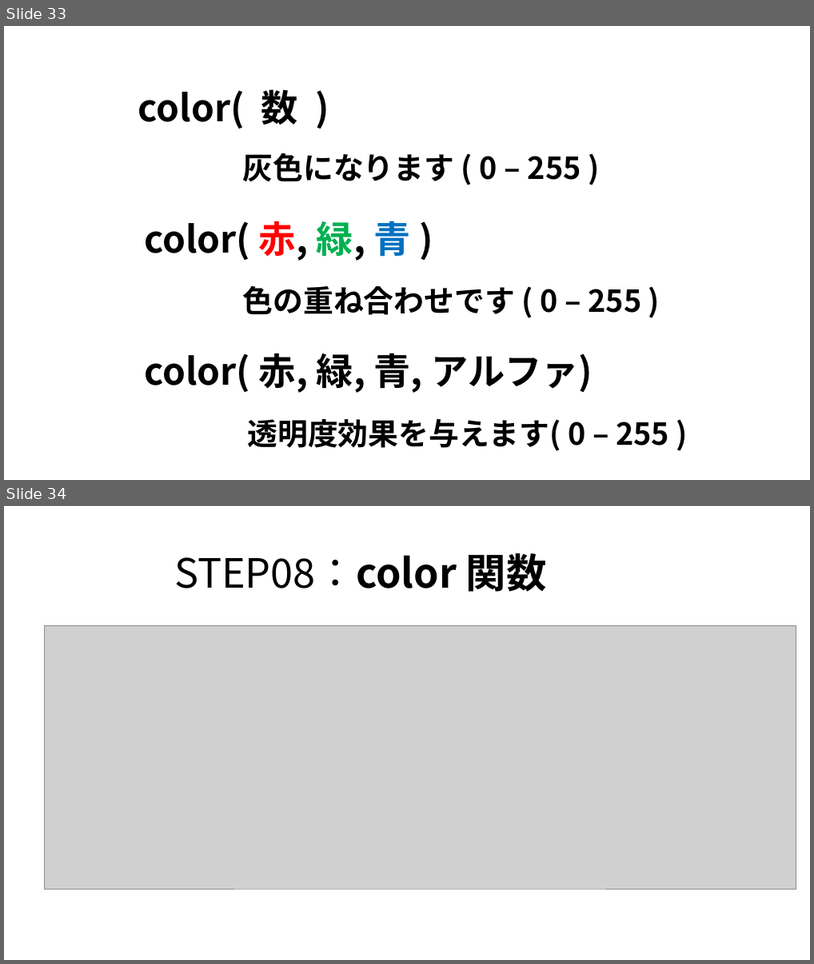
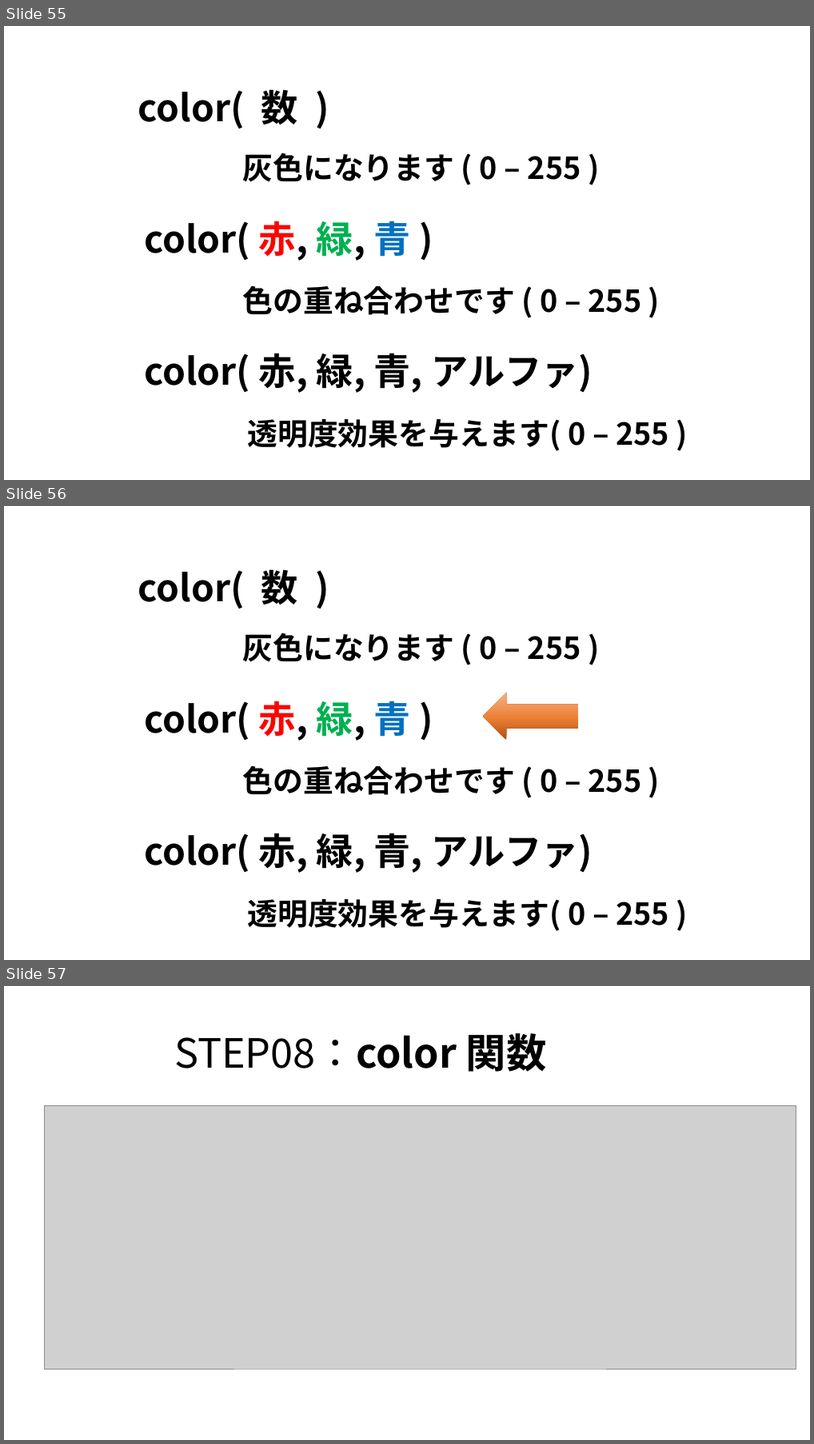
Before and after one commit to amami-harhid/p5jsPracticeSamples, a slide deck: Documents/p5Js_practice02.pptx. Shown one above the other, each under a label of ours: slides 33 and 34 before the commit, slides 55, 56 and 57 after it. The pictures are 814x964 and 814x1444 pixels, drawn with LibreOffice and Linux fonts; fonts in the diff are those of the drawing; grey boxes stand for pictures. Boxes give left, top, right and bottom in pixels: in the first picture for what was removed or moved away, otherwise in the second. Text is boxed around its words. In the diff, an @@ line names an element or a change of style, - is before the commit and + after.

```diff
--- a/Documents/p5Js_practice02.pptx
+++ b/Documents/p5Js_practice02.pptx
@@ slide 56 added at [4, 506, 810, 960], background #FFFFFF @@
@@ text added at [138, 569, 298, 608], 44 pt, text #000000, bold @@
+color( 数 )
@@ text added at [243, 633, 582, 662], 36 pt, text #000000, bold @@
+灰色になります ( 0 – 255 )
@@ left arrow added at [483, 693, 578, 740], fill gradient #B0500F to #EE8137 to #F4B183 @@
@@ text added at [144, 700, 411, 740], 44 pt, text #000000, bold @@
+color( 赤, 緑, 青 )
@@ text added at [243, 766, 642, 795], 36 pt, text #000000, bold @@
+色の重ね合わせです ( 0 – 255 )
@@ text added at [144, 832, 593, 872], 44 pt, text #000000, bold @@
+color( 赤, 緑, 青, アルファ)
@@ text added at [247, 899, 670, 931], 36 pt, text #000000, bold @@
+透明度効果を与えます( 0 – 255 )
@@ what was slide 33 is now slide 55 @@
@@ what was slide 34 is now slide 57 @@
```
Also in this commit, not shown: 6 slides changed, 41 other slides added, 1 slide removed.
